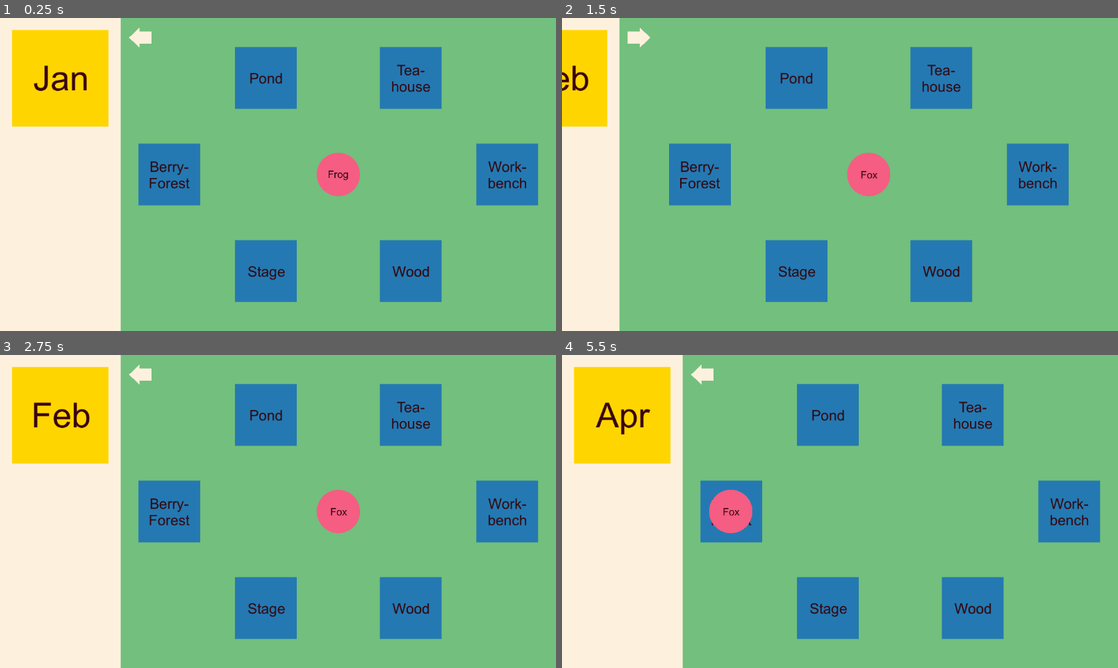
Above: before the commit, frames 1-4 (two rows, left to right).
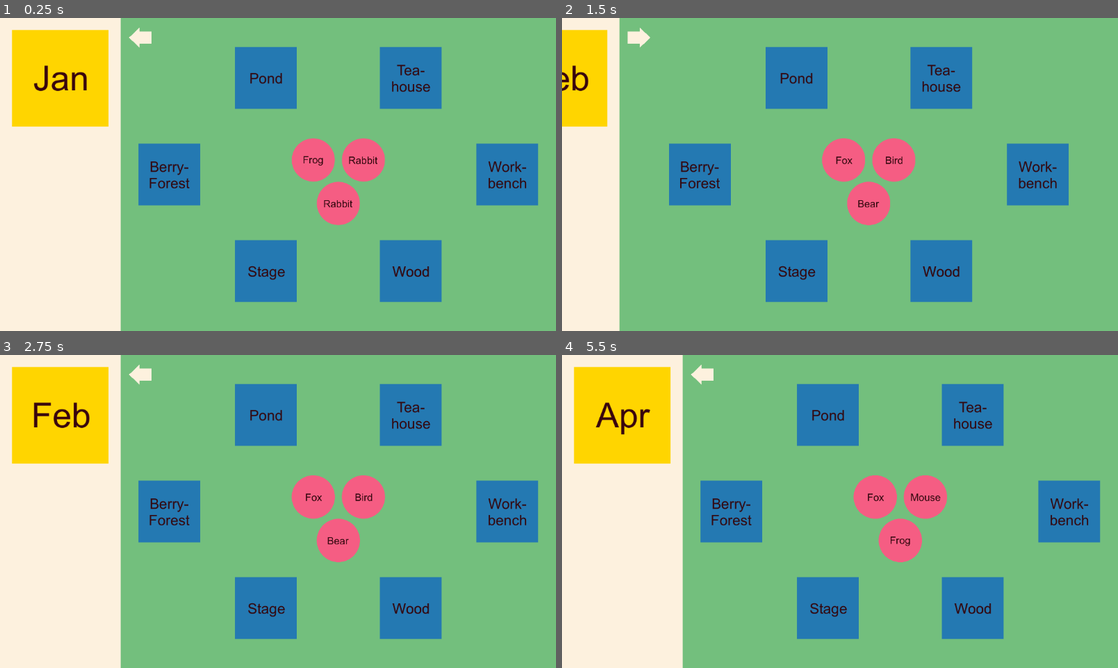
Above: after the commit, the same moments.

Repository: k4444th/Cozy-Moments
Game: Godot game, scene res://scenes/game.tscn
The game is run twice, just before and just after one commit, with the same random seed, the same clock (stepped at 60 frames per second) and the same inputs.
Inputs (mouse positions are in pixels of both pictures, inside the frame that each line leads up to):
- Up to frame 1 (0.25 s): no input
- Up to frame 2 (1.5 s): click (623, 77) at 0.5 s; click (701, 36) at 1.25 s
- Up to frame 3 (2.75 s): click (22, 373) at 2 s
- Up to frame 4 (5.5 s): click (623, 414) at 2.75 s; click (623, 414) at 3.5 s; click (701, 373) at 4.25 s; tap Enter at 5 s; drag from (840, 511) to (673, 511) at 5.02 s

The runs differ from the first frame. In frame 1, 2.4% of the frame differs, in the area x 52-70%, y 38-67%; in frame 2, 2.3%; in frame 3, 2.3%; in frame 4, 3.5%, in the area x 26-70%, y 38-67%.

Commit message:
save animalData to Array

Diff:
--- a/scenes/animal.tscn
+++ b/scenes/animal.tscn
@@ -6,7 +6,7 @@
 radius = 128.062
 
 [node name="Animal" type="Area2D"]
-scale = Vector2(0.5, 0.5)
+scale = Vector2(0.35, 0.35)
 script = ExtResource("1_rsu6n")
 
 [node name="Sprite2D" type="Sprite2D" parent="."]
--- a/scenes/animals/raccoon.tscn
+++ b/scenes/animals/raccoon.tscn
@@ -4,7 +4,6 @@
 [ext_resource type="Texture2D" uid="uid://cp5v7yadgwvke" path="res://assets/mock/animals/raccoon.png" id="2_g5eh0"]
 
 [node name="Animal" instance=ExtResource("1_1vvdc")]
-scale = Vector2(0.35, 0.35)
 
 [node name="Sprite2D" parent="." index="0"]
 texture = ExtResource("2_g5eh0")
--- a/scripts/animal.gd
+++ b/scripts/animal.gd
@@ -6,6 +6,12 @@
 var dragging := false
 var overlap := false
 var overlapCoords: Vector2
+
+@export var state: String
+@export var animalIndex: int
+
+func _ready() -> void:
+	pass
 
 func _input(event):
 	if event is InputEventMouseButton:
@@ -16,10 +22,12 @@
 				dragging = false
 				if overlap:
 					global_position = overlapCoords
+					Gamemanager.currentRound["availableAnimals"][animalIndex].position = global_position
 				emit_signal("snapped_animal_position")
 
 	if event is InputEventMouseMotion and dragging:
 		global_position += event.relative
+		Gamemanager.currentRound["availableAnimals"][animalIndex].position = global_position
 
 func _on_area_entered(area: Area2D) -> void:
 	if area.get_parent().name == "Workstation":
--- a/scripts/game.gd
+++ b/scripts/game.gd
@@ -1,6 +1,4 @@
 extends Node2D
-
-signal snapped_animal_position()
 
 @onready var animalContainer = $Animals
 
@@ -17,10 +15,13 @@
 
 func _ready() -> void:
 	Gamemanager.connect("round_started", Callable(self, "showAnimals"))
+	Gamemanager.startGame()
 	showAnimals()
 
 func showAnimals():
 	for animal in Gamemanager.currentRound["availableAnimals"]:
 		var animalNode = animalScenes[Gamemanager.animalList.find(animal.name)].instantiate()
+		animalNode.position = animal.position
+		animalNode.state = animal.state
+		animalNode.animalIndex = animal.index
 		animalContainer.add_child(animalNode)
-	emit_signal("snapped_animal_position")
--- a/scripts/gamemanager.gd
+++ b/scripts/gamemanager.gd
@@ -24,9 +24,6 @@
 func _ready() -> void:
 	resetGame()
 	loadGame()
-	var animalNode = animalScene.instantiate()
-	animalNode.connect("snapped_animal_position", Callable(self, "distributeAnimals"))
-	add_child(animalNode	)
 
 func saveGame():
 	var data = {
@@ -61,8 +58,11 @@
 	currentRound["wood"] = 0
 	currentRound["tea"] = 0
 	currentRound["availableAnimals"] = []
+	saveGame()
+
+func startGame():
+	resetGame()
 	spawnNewAnimals()
-	saveGame()
 
 func nextRound():
 	currentRound["round"] += 1
@@ -71,14 +71,10 @@
 	emit_signal("round_started")
 
 func spawnNewAnimals():
-	for newAnimal in range(newAnimalsPerRound):
+	for newAnimalIndex in range(newAnimalsPerRound):
 		currentRound["availableAnimals"].append({
 			"name": animalList[randi_range(0, len(animalList) - 1)],
 			"state": "new",
-			"position": Vector2(0.0, 0.0)
+			"index": len(currentRound["availableAnimals"]),
+			"position": Vector2(animalDistributionLength * sin(deg_to_rad(newAnimalIndex * 360.0 / newAnimalsPerRound)), animalDistributionLength * cos(deg_to_rad(newAnimalIndex * 360.0 / newAnimalsPerRound)))
 		})
-	distributeAnimals()
-
-func distributeAnimals():
-	var animals = get_node("/root/Game/Animals").get_children()
-	print("[ToDo] distributeAnimals()")
Not shown, added: .DS_Store
